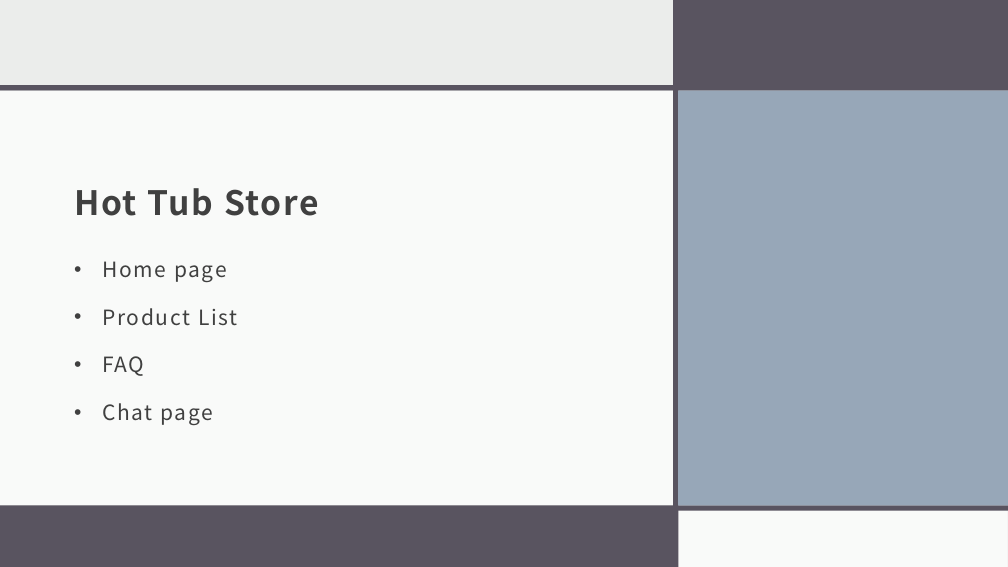
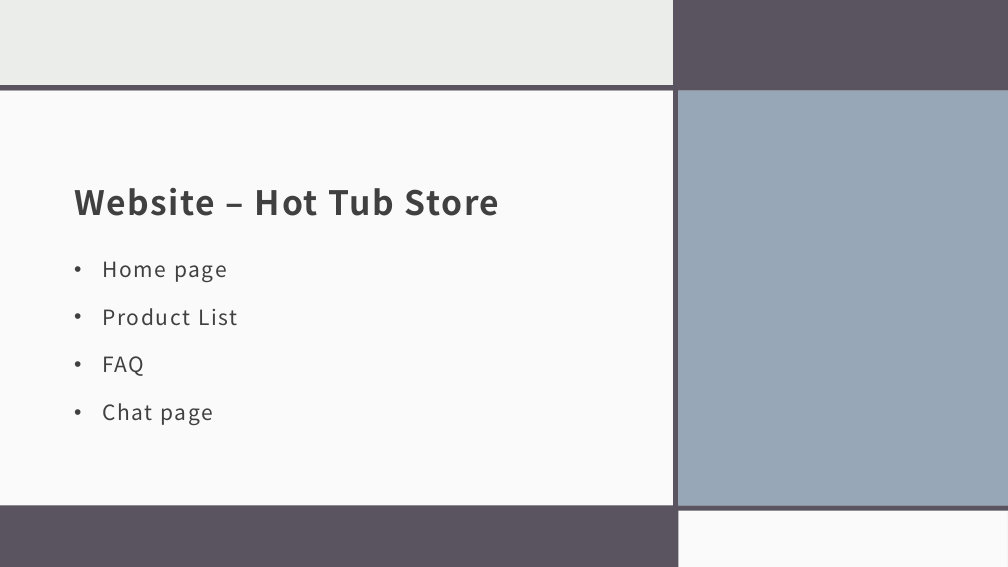
Before and after one commit to davooos/CSCI331-Final-Site, a slide deck: slide 2 of WebDev_Presentation.pptx. Drawn at 1008x567 pixels with LibreOffice and Linux fonts; fonts in the diff are those of the drawing. Boxes give left, top, right and bottom in pixels: in the first picture for what was removed or moved away, otherwise in the second. Text is boxed around its words. In the diff, an @@ line names an element or a change of style, - is before the commit and + after.

```diff
--- a/WebDev_Presentation.pptx
+++ b/WebDev_Presentation.pptx
@@ title at [74,188,499,216]: text changed @@
-Hot Tub Store
+Website – Hot Tub Store
```
Also in this commit, not shown: 1 slide added, 2 other files.
